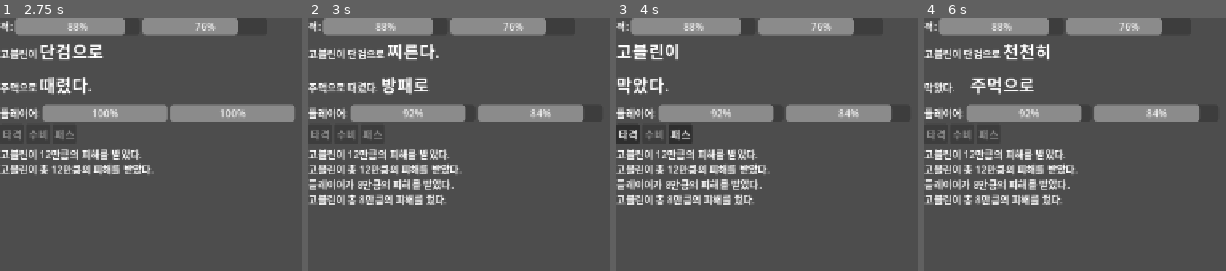
Above: before the commit, frames 1-4 (left to right).
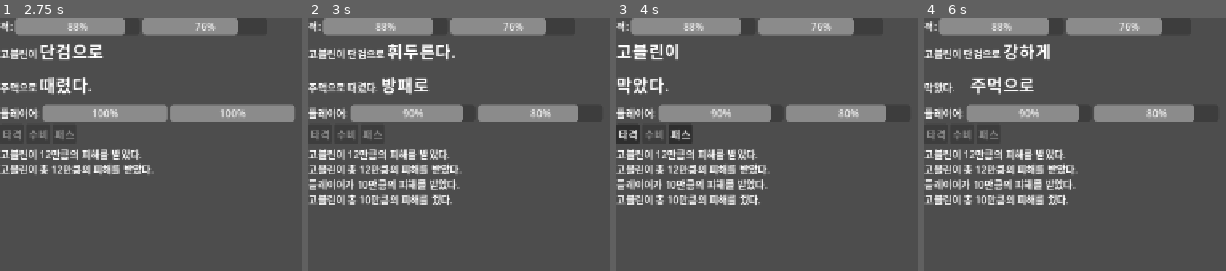
Above: after the commit, the same moments.

Repository: in-zet/word_game
Game: Godot game, scene res://scenes/battle.tscn
Same seed, same stepped clock (60 frames per second), same inputs: the game is played once before the commit and once after it.
Inputs:
- Up to frame 1 (2.75 s): click "타격" at 0.5 s; tap Enter at 1.25 s; click "수비" at 2 s
- Up to frame 2 (3 s): tap Space at 2.75 s
- Up to frame 3 (4 s): tap Enter at 3.5 s
- Up to frame 4 (6 s): click "패스" at 4.25 s; click "타격" at 5 s; tap Space at 5.75 s

Frame 1 is identical in both runs. In frame 2, 2.7% of the frame differs, in the area x 16-92%, y 10-74%; in frame 3, 2.1%; in frame 4, 2.6%.

Commit message:
feat: 새 서술어 3개(베다/휘두르다/찍다) + 부사 2개로 고블린 패턴 3개 추가
BattleManager가 지금까지 서술어(VerbDataResource)를 생성 시점에 하나만 고정으로
받아서, 패턴마다 basicLineVerbID가 달라도 전부 무시하고 같은 서술어만 썼다.
패턴별로 다른 서술어를 실제로 쓰게 하려고 구조를 바꿨다:

- BattleManager: enemy_verb(단일) -> enemy_verbs(Dictionary, verbID -> VerbDataResource).
  새 기본 문장을 뽑을 때마다 _active_pattern.basicLineVerbID로 enemy_verbs에서 찾고,
  이어진 문장도 같은 서술어(_active_verb)를 그대로 쓴다.
- battle_view.gd: 패턴들이 쓰는 모든 basicLineVerbID를 모아서 verbs 딕셔너리로 로드.
- test_battle_headless.gd: 3곳의 BattleManager.new() 호출을 verbs 딕셔너리로 맞춤.

새 서술어(PatternGenerator.VERB_TEXT): slash(벤다/베고,), swing(휘두른다/휘두르고,),
chop(찍는다/찍고,). 새 부사(ADVERB_TEXT): sly(몰래), fierce(사납게).

새 패턴 3개(고블린 possessedPatternID에 추가, 총 8개):
6 단검으로 90% 사납게 벤다 (가끔 이어짐)
7 단검으로 30% 강하게 휘두른다 (안 이어짐)
8 단검으로 70% 몰래 찍는다 (가끔 이어짐)

VerbData(slash/swing/chop)·AdverbData(sly/fierce) .tres 추가.

Co-Authored-By: Claude Sonnet 5 <noreply@anthropic.com>

Diff:
--- /dev/null
+++ b/resources/data/AdverbData/fierce.tres
@@ -0,0 +1,9 @@
+[gd_resource type="Resource" script_class="AdverbDataResource" format=3]
+
+[ext_resource type="Script" uid="uid://38l664amyb0r" path="res://scripts/custom_resources/AdverbDataResource.gd" id="1_fierce"]
+
+[resource]
+script = ExtResource("1_fierce")
+adverbID = "fierce"
+adverbType = 2
+coefficient = 0.25
--- /dev/null
+++ b/resources/data/AdverbData/sly.tres
@@ -0,0 +1,9 @@
+[gd_resource type="Resource" script_class="AdverbDataResource" format=3]
+
+[ext_resource type="Script" uid="uid://38l664amyb0r" path="res://scripts/custom_resources/AdverbDataResource.gd" id="1_sly"]
+
+[resource]
+script = ExtResource("1_sly")
+adverbID = "sly"
+adverbType = 2
+coefficient = 0.15
--- a/resources/data/EnemyData/Goblin.tres
+++ b/resources/data/EnemyData/Goblin.tres
@@ -14,6 +14,6 @@
 avoid = 5.0
 criticalRate = 10.0
 criticalDamage = 10.0
-possessedPatternID = Array[String](["GolbinPattern1", "GoblinPattern2", "GoblinPattern3", "GoblinPattern4", "GoblinPattern5"])
-possessedPatternWeight = Array[int]([3, 2, 2, 1, 2])
+possessedPatternID = Array[String](["GolbinPattern1", "GoblinPattern2", "GoblinPattern3", "GoblinPattern4", "GoblinPattern5", "GoblinPattern6", "GoblinPattern7", "GoblinPattern8"])
+possessedPatternWeight = Array[int]([3, 2, 2, 1, 2, 2, 2, 2])
 possessedWeaponID = Array[String](["dagger"])
--- /dev/null
+++ b/resources/data/PatternData/GoblinPattern6.tres
@@ -0,0 +1,15 @@
+[gd_resource type="Resource" script_class="PatternDataResource" format=3]
+
+[ext_resource type="Script" uid="uid://dhv7peddn5rxn" path="res://scripts/custom_resources/PatternDataResource.gd" id="1_p6"]
+
+[resource]
+script = ExtResource("1_p6")
+PatternID = "GoblinPattern6"
+basicLineSubject = "고블린"
+basicLineVerbID = "slash"
+adverbAppearRate = 0.9
+appearableAdverbID = Array[String](["fierce"])
+appearableAdverbWeight = Array[int]([1])
+verbAppearRate = 0.3
+appearableVerbID = Array[String](["slash"])
+appearableVerbWeight = Array[int]([1])
--- /dev/null
+++ b/resources/data/PatternData/GoblinPattern7.tres
@@ -0,0 +1,15 @@
+[gd_resource type="Resource" script_class="PatternDataResource" format=3]
+
+[ext_resource type="Script" uid="uid://dhv7peddn5rxn" path="res://scripts/custom_resources/PatternDataResource.gd" id="1_p7"]
+
+[resource]
+script = ExtResource("1_p7")
+PatternID = "GoblinPattern7"
+basicLineSubject = "고블린"
+basicLineVerbID = "swing"
+adverbAppearRate = 0.3
+appearableAdverbID = Array[String](["strong"])
+appearableAdverbWeight = Array[int]([1])
+verbAppearRate = 0.0
+appearableVerbID = Array[String](["swing"])
+appearableVerbWeight = Array[int]([1])
--- /dev/null
+++ b/resources/data/PatternData/GoblinPattern8.tres
@@ -0,0 +1,15 @@
+[gd_resource type="Resource" script_class="PatternDataResource" format=3]
+
+[ext_resource type="Script" uid="uid://dhv7peddn5rxn" path="res://scripts/custom_resources/PatternDataResource.gd" id="1_p8"]
+
+[resource]
+script = ExtResource("1_p8")
+PatternID = "GoblinPattern8"
+basicLineSubject = "고블린"
+basicLineVerbID = "chop"
+adverbAppearRate = 0.7
+appearableAdverbID = Array[String](["sly"])
+appearableAdverbWeight = Array[int]([1])
+verbAppearRate = 0.2
+appearableVerbID = Array[String](["chop"])
+appearableVerbWeight = Array[int]([1])
--- /dev/null
+++ b/resources/data/VerbData/chop.tres
@@ -0,0 +1,10 @@
+[gd_resource type="Resource" script_class="VerbDataResource" format=3]
+
+[ext_resource type="Script" uid="uid://c3pjgw6wv852v" path="res://scripts/custom_resources/VerbDataResource.gd" id="1_chop"]
+
+[resource]
+script = ExtResource("1_chop")
+verbID = "chop"
+statBonusType = 1
+statBonusValue = 1.0
+coolDownTurn = 1
--- /dev/null
+++ b/resources/data/VerbData/slash.tres
@@ -0,0 +1,10 @@
+[gd_resource type="Resource" script_class="VerbDataResource" format=3]
+
+[ext_resource type="Script" uid="uid://c3pjgw6wv852v" path="res://scripts/custom_resources/VerbDataResource.gd" id="1_slash"]
+
+[resource]
+script = ExtResource("1_slash")
+verbID = "slash"
+statBonusType = 1
+statBonusValue = 0.8
+coolDownTurn = 1
--- /dev/null
+++ b/resources/data/VerbData/swing.tres
@@ -0,0 +1,10 @@
+[gd_resource type="Resource" script_class="VerbDataResource" format=3]
+
+[ext_resource type="Script" uid="uid://c3pjgw6wv852v" path="res://scripts/custom_resources/VerbDataResource.gd" id="1_swing"]
+
+[resource]
+script = ExtResource("1_swing")
+verbID = "swing"
+statBonusType = 1
+statBonusValue = 1.2
+coolDownTurn = 2
--- a/scripts/battle/battle_manager.gd
+++ b/scripts/battle/battle_manager.gd
@@ -16,13 +16,15 @@
 var enemy: Combatant
 var enemy_patterns: Array[PatternDataResource]
 var enemy_pattern_weights: Array[int]
-var enemy_verb: VerbDataResource
+var enemy_verbs: Dictionary  ## verbID(String) -> VerbDataResource. 패턴마다 basicLineVerbID로 다른 서술어를 쓸 수 있다.
 var enemy_weapon_id: String
 var rng: RandomNumberGenerator
 
-## 지금 진행 중인 문장(기본+이어진 문장)을 만들어낸 패턴 — 이어진 문장 확률(verbAppearRate) 판정에 쓰인다.
-## 새 기본 문장을 시작할 때마다 enemy_patterns 중에서 다시 뽑는다.
+## 지금 진행 중인 문장(기본+이어진 문장)을 만들어낸 패턴/서술어 — 새 기본 문장을 시작할 때마다
+## enemy_patterns 중에서 다시 뽑고, 그 패턴의 basicLineVerbID로 enemy_verbs에서 서술어를 찾는다.
+## 이어진 문장도 같은 서술어를 그대로 쓴다.
 var _active_pattern: PatternDataResource
+var _active_verb: VerbDataResource
 
 var phase: Phase = Phase.BATTLE_START
 var turn_no: int = 0
@@ -35,15 +37,16 @@
 var _connective_chain: int = 0
 
 
-## p_patterns/p_pattern_weights는 EnemyData의 possessedPatternID/possessedPatternWeight에 대응한다.
-## 최소 1개는 있어야 한다 — 새 기본 문장을 시작할 때마다 이 중 하나를 가중치로 뽑는다.
+## p_patterns/p_pattern_weights는 EnemyData의 possessedPatternID/possessedPatternWeight에 대응한다
+## (최소 1개는 있어야 한다). p_verbs는 p_patterns가 쓰는 모든 basicLineVerbID를 커버해야 한다 —
+## 커버하지 못하는 패턴이 뽑히면 그 시점에 KeyError로 바로 드러난다(조용히 틀린 서술어를 쓰지 않도록).
 func _init(p_player: Combatant, p_enemy: Combatant, p_patterns: Array[PatternDataResource],
-		p_pattern_weights: Array[int], p_verb: VerbDataResource, p_weapon_id: String, p_seed: int = 0) -> void:
+		p_pattern_weights: Array[int], p_verbs: Dictionary, p_weapon_id: String, p_seed: int = 0) -> void:
 	player = p_player
 	enemy = p_enemy
 	enemy_patterns = p_patterns
 	enemy_pattern_weights = p_pattern_weights
-	enemy_verb = p_verb
+	enemy_verbs = p_verbs
 	enemy_weapon_id = p_weapon_id
 	rng = RandomNumberGenerator.new()
 	rng.seed = p_seed
@@ -56,14 +59,15 @@
 
 func _load_enemy_sentence(is_connective: bool) -> void:
 	if is_connective:
-		_enemy_sentence = PatternGenerator.generate_continuation(enemy_verb)
+		_enemy_sentence = PatternGenerator.generate_continuation(_active_verb)
 	else:
 		_connective_chain = 0
 		var index := PatternGenerator.pick_weighted_index(enemy_pattern_weights, rng)
 		_active_pattern = enemy_patterns[index]
+		_active_verb = enemy_verbs[_active_pattern.basicLineVerbID]
 		var manner_id := PatternGenerator.roll_manner_adverb(_active_pattern, rng)
 		_enemy_sentence = PatternGenerator.generate_base(
-			_active_pattern.basicLineSubject, enemy_verb, enemy_weapon_id, manner_id)
+			_active_pattern.basicLineSubject, _active_verb, enemy_weapon_id, manner_id)
 	sentence_loaded.emit("enemy", _enemy_sentence)
 
 
--- a/scripts/battle/pattern_generator.gd
+++ b/scripts/battle/pattern_generator.gd
@@ -6,12 +6,17 @@
 
 const VERB_TEXT := {
 	"hit": {"base": "찌른다.", "connective": "찌르고,"},
+	"slash": {"base": "벤다.", "connective": "베고,"},
+	"swing": {"base": "휘두른다.", "connective": "휘두르고,"},
+	"chop": {"base": "찍는다.", "connective": "찍고,"},
 }
 const ADVERB_TEXT := {
 	"dagger": "단검으로",
 	"fast": "빠르게",
 	"strong": "강하게",
 	"slow": "천천히",
+	"sly": "몰래",
+	"fierce": "사납게",
 }
 const CONNECTIVE_ADVERB_TEXT := "또"
 
--- a/scripts/tests/test_battle_headless.gd
+++ b/scripts/tests/test_battle_headless.gd
@@ -49,8 +49,9 @@
 	var verb: VerbDataResource = load("res://resources/data/VerbData/hit.tres")
 	var patterns: Array[PatternDataResource] = [pattern]
 	var pattern_weights: Array[int] = [1]
+	var verbs: Dictionary = {"hit": verb}
 
-	var battle := BattleManager.new(player, enemy, patterns, pattern_weights, verb, "dagger", 42)
+	var battle := BattleManager.new(player, enemy, patterns, pattern_weights, verbs, "dagger", 42)
 	battle.log_added.connect(_on_log)
 	battle.battle_finished.connect(_on_finished)
 	battle.start_battle()
@@ -82,7 +83,7 @@
 	# 진행 중인(선딜~서술어 사이) 행동에 새로 제출하면 거부되는지 확인
 	var p2 := Combatant.new("플레이어2", 100, 12, 10, 100)
 	var e2 := Combatant.new("고블린2", 100, 8, 6, 100)
-	var battle2 := BattleManager.new(p2, e2, patterns, pattern_weights, verb, "dagger", 1)
+	var battle2 := BattleManager.new(p2, e2, patterns, pattern_weights, verbs, "dagger", 1)
 	battle2.start_battle()
 	t.check("수비 제출 성공", battle2.submit_player_action(PlayerAction.DEFENSE_ID), true)
 	t.check("제출 직후 진행 중 상태", battle2.has_pending_player_action(), true)
@@ -102,7 +103,7 @@
 	var always_chain_patterns: Array[PatternDataResource] = [always_chain_pattern]
 	var p3 := Combatant.new("플레이어3", 100000, 1, 1, 100000)
 	var e3 := Combatant.new("고블린3", 100000, 8, 6, 100000)
-	var battle3 := BattleManager.new(p3, e3, always_chain_patterns, pattern_weights, verb, "dagger", 7)
+	var battle3 := BattleManager.new(p3, e3, always_chain_patterns, pattern_weights, verbs, "dagger", 7)
 	battle3.sentence_loaded.connect(_on_chain_sentence_loaded)
 	battle3.start_battle()
 	var guard3 := 0
--- a/scripts/ui/battle_view.gd
+++ b/scripts/ui/battle_view.gd
@@ -132,10 +132,14 @@
 		patterns.append(load("res://resources/data/PatternData/%s.tres" % pattern_id))
 	var pattern_weights: Array[int] = enemy_data.possessedPatternWeight
 
-	var verb: VerbDataResource = load("res://resources/data/VerbData/" + patterns[0].basicLineVerbID + ".tres")
+	# 패턴마다 basicLineVerbID로 다른 서술어를 쓸 수 있으므로, 쓰이는 서술어를 전부 모아 둔다.
+	var verbs: Dictionary = {}
+	for p in patterns:
+		if not verbs.has(p.basicLineVerbID):
+			verbs[p.basicLineVerbID] = load("res://resources/data/VerbData/%s.tres" % p.basicLineVerbID)
 	var weapon_id: String = enemy_data.possessedWeaponID[0]
 
-	_battle = BattleManager.new(player, enemy, patterns, pattern_weights, verb, weapon_id, randi())
+	_battle = BattleManager.new(player, enemy, patterns, pattern_weights, verbs, weapon_id, randi())
 	_battle.sentence_loaded.connect(_on_sentence_loaded)
 	_battle.eojeol_revealed.connect(_on_eojeol_revealed)
 	_battle.log_added.connect(_on_log_added)
